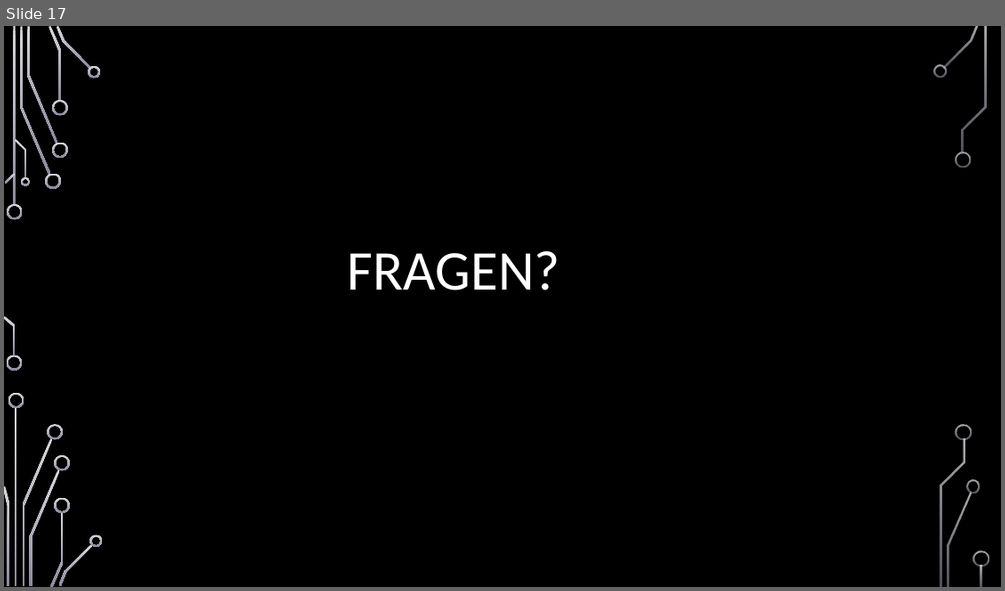
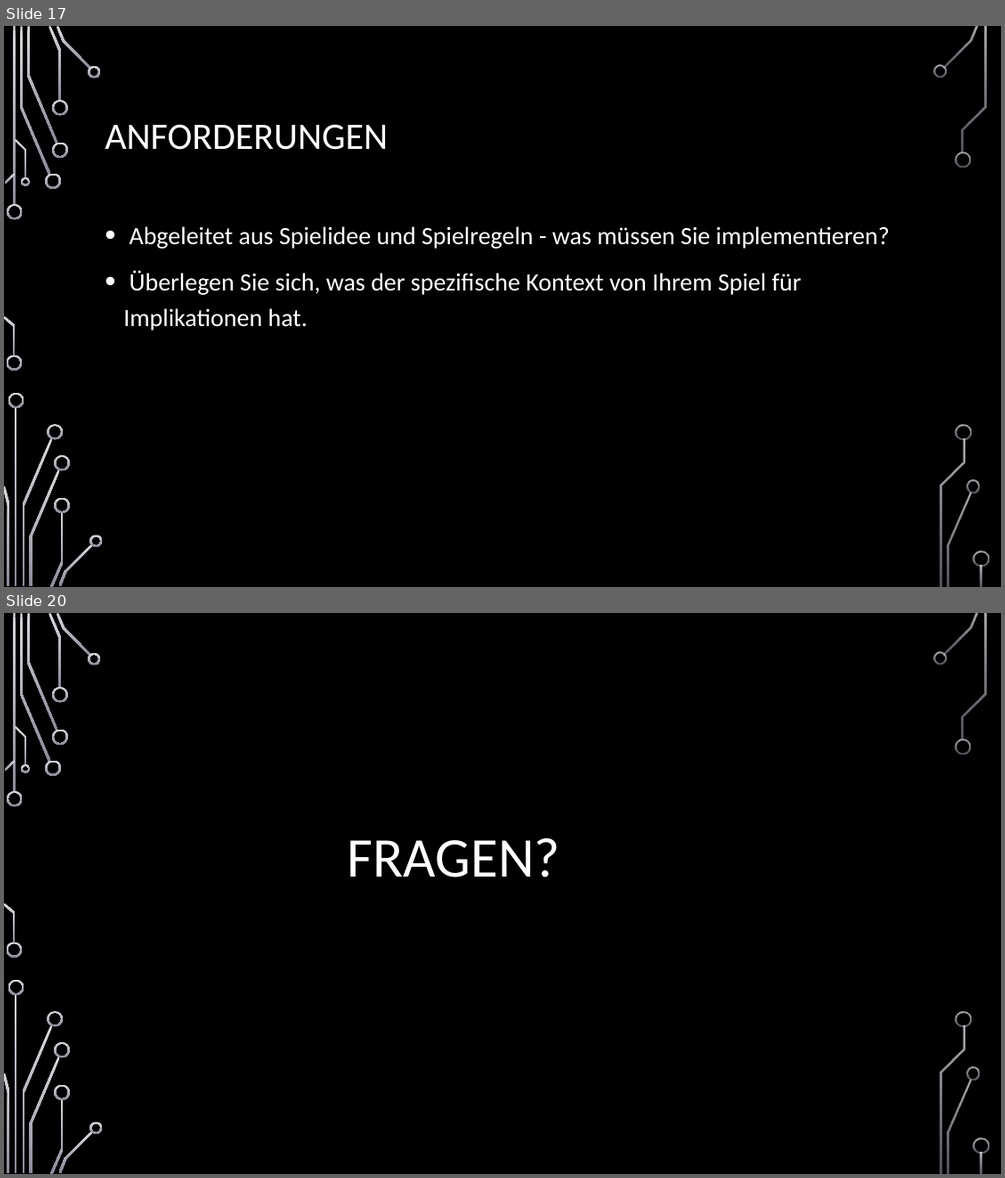
Before and after one commit to jnussbaum/TheBachelorsChaseGame, a slide deck: documents/Meilensteine/Meilenstein I/Meilenstein_1_Präsentation.pptx. Shown one above the other, each under a label of ours: slide 17 before the commit, slides 17 and 20 after it; the slides between them are not shown. The pictures are 1005x591 and 1005x1178 pixels, drawn with LibreOffice and Linux fonts; fonts in the diff are those of the drawing; background and template pictures are left out. Boxes give left, top, right and bottom in pixels: in the first picture for what was removed or moved away, otherwise in the second. Text is boxed around its words. In the diff, an @@ line names an element or a change of style, - is before the commit and + after.

```diff
--- a/documents/Meilensteine/Meilenstein I/Meilenstein_1_Präsentation.pptx
+++ b/documents/Meilensteine/Meilenstein I/Meilenstein_1_Präsentation.pptx
@@ slide 17 added at (4,26,1001,587), background picture (left out); not listed: 36 template elements that a slide beside it also shows @@
@@ title added at (105,124,388,150), 36 pt, text #FFFFFF @@
+ANFORDERUNGEN
@@ text added at (123,226,890,330), 24 pt, text #FFFFFF @@
+• Abgeleitet aus Spielidee und Spielregeln - was müssen Sie implementieren?
+• Überlegen Sie sich, was der spezifische Kontext von Ihrem Spiel für Implikationen hat.
@@ what was slide 17 is now slide 20 @@
```
Also in this commit, not shown: 1 slide changed, 3 other slides added, 1 slide removed, 1 other file.
